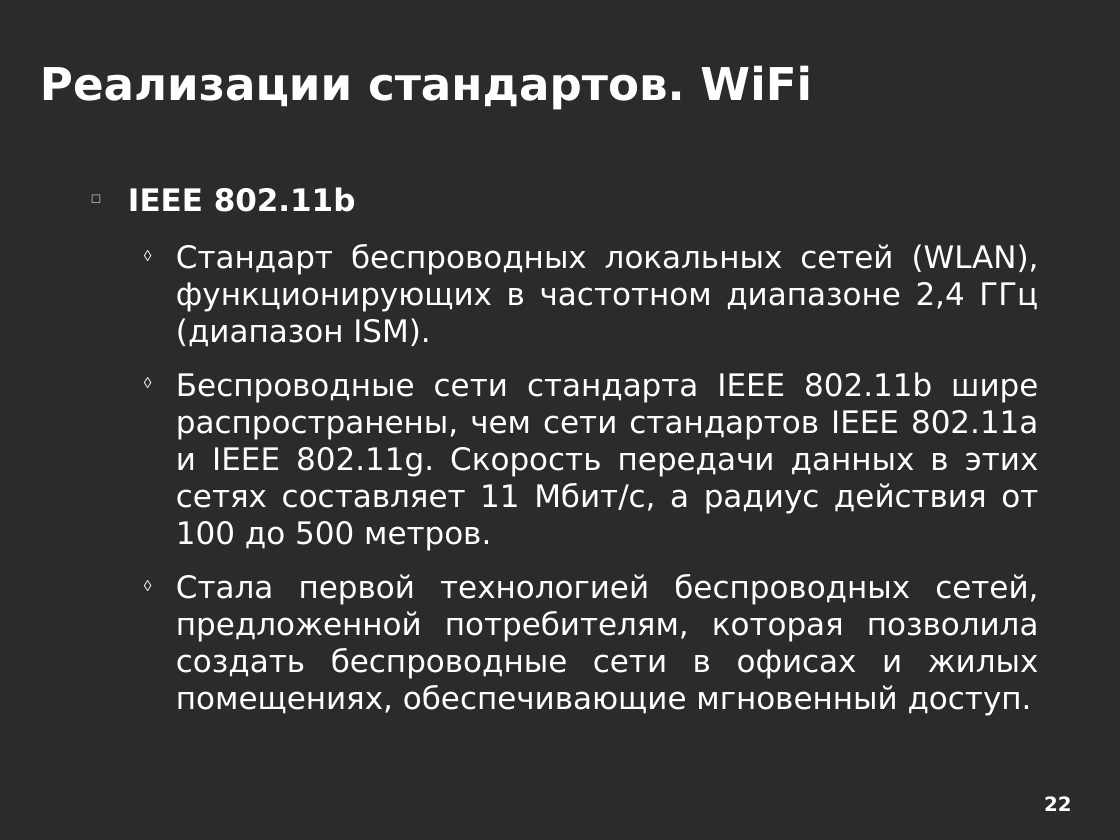
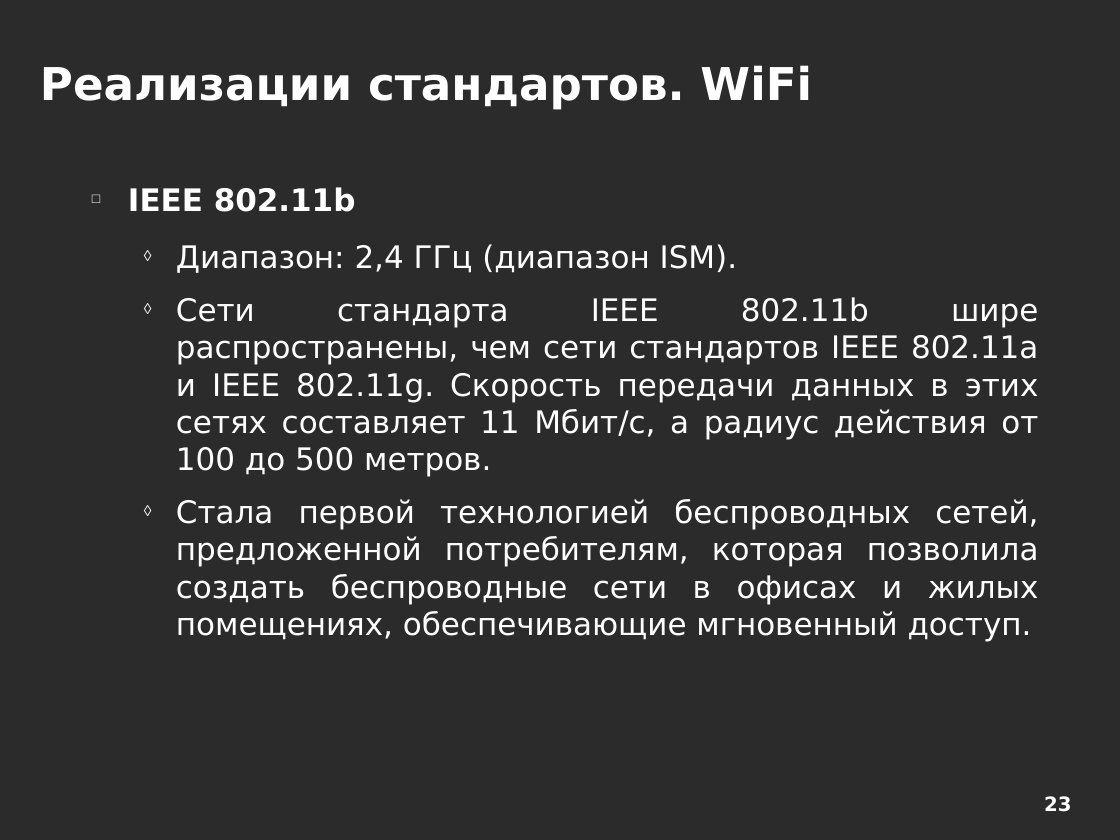
Before and after one commit to aeremenok/a-team-777, a slide deck: slide 23 of 10/smm/doc/eav_wireless.odp (slide 22 before the commit). Drawn at 1120x840 pixels with LibreOffice and Linux fonts; fonts in the diff are those of the drawing; background and template pictures are left out; a plain dark background stands for a picture behind light text. Boxes give left, top, right and bottom in pixels: in the first picture for what was removed or moved away, otherwise in the second. Text is boxed around its words. In the diff, an @@ line names an element or a change of style, - is before the commit and + after.

```diff
--- a/10/smm/doc/eav_wireless.odp
+++ b/10/smm/doc/eav_wireless.odp
@@ text at [176,244,1039,477]: text changed @@
-  ◊ Стандарт беспроводных локальных сетей (WLAN), функционирующих в частотном диапазоне 2,4 ГГц (диапазон ISM).
-  ◊ Беспроводные сети стандарта IEEE 802.11b шире распространены, чем сети стандартов IEEE 802.11a и IEEE 802.11g. Скорость передачи данных в этих сетях составляет 11 Мбит/с, а радиус действия от 100 до 500 метров.
+  ◊ Диапазон: 2,4 ГГц (диапазон ISM).
+  ◊ Cети стандарта IEEE 802.11b шире распространены, чем сети стандартов IEEE 802.11a и IEEE 802.11g. Скорость передачи данных в этих сетях составляет 11 Мбит/с, а радиус действия от 100 до 500 метров.
@@ page number at [1044,796,1071,812]: text changed @@
-22
+23
```
Also in this commit, not shown: 20 other slides changed, 3 slides added, 1 slide removed.
